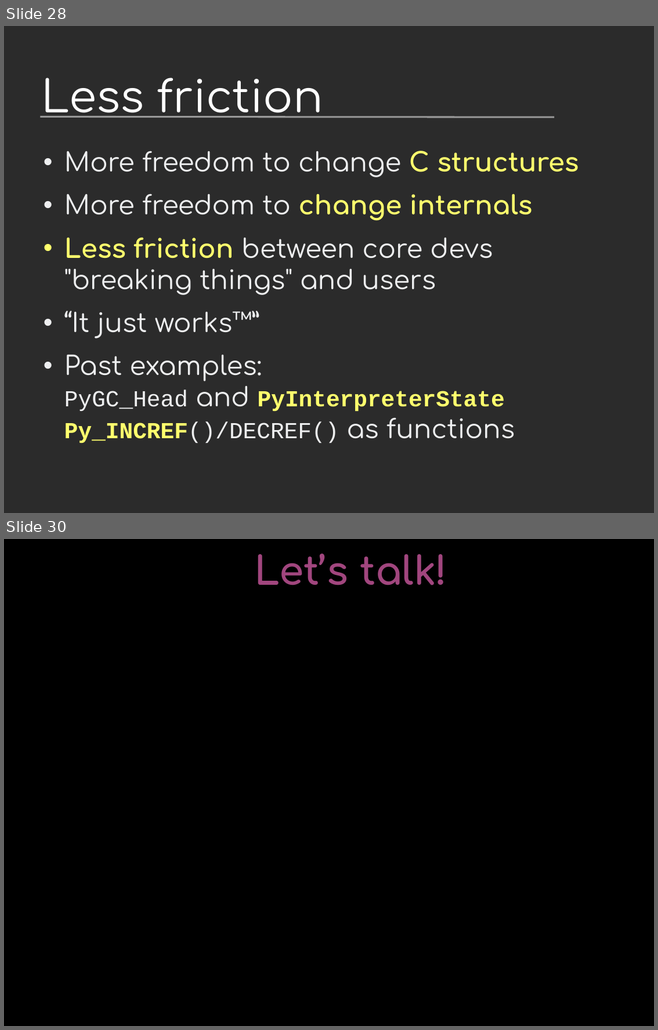
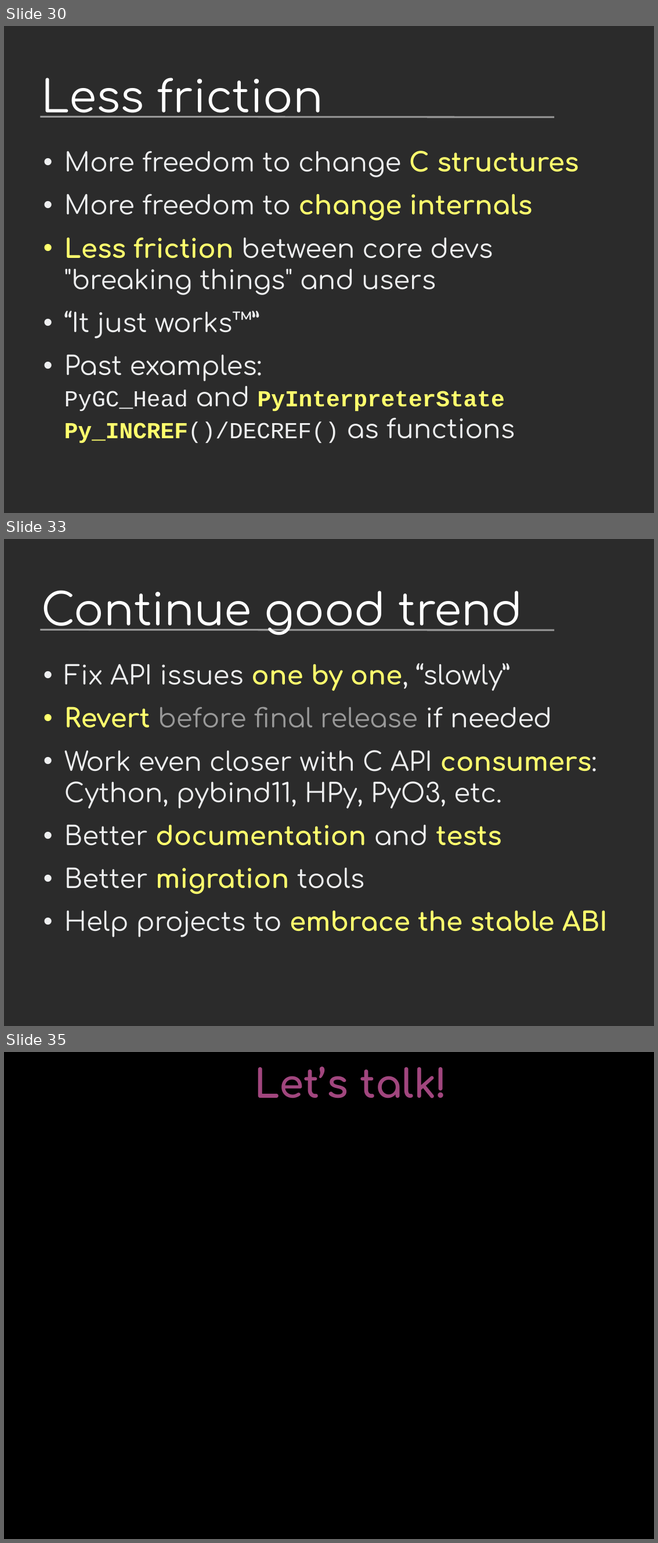
Before and after one commit to vstinner/talks, a slide deck: 2023-CoreDevSprint-Brno/c-api.odp. Shown one above the other, each under a label of ours: slides 28 and 30 before the commit, slides 30, 33 and 35 after it; the slides between them are not shown. The pictures are 658x1030 and 658x1543 pixels, drawn with LibreOffice and Linux fonts; fonts in the diff are those of the drawing; background and template pictures are left out; a plain dark background stands for a picture behind light text. Boxes give left, top, right and bottom in pixels: in the first picture for what was removed or moved away, otherwise in the second. Text is boxed around its words. In the diff, an @@ line names an element or a change of style, - is before the commit and + after.

```diff
--- a/2023-CoreDevSprint-Brno/c-api.odp
+++ b/2023-CoreDevSprint-Brno/c-api.odp
@@ slide 33 added at (4,539,654,1026), background picture (left out); not listed: 1 template element that a slide beside it also shows @@
@@ title added at (41,590,523,635), 54 pt, text #FFFFFF @@
+Continue good trend
@@ text added at (64,663,607,937), 32 pt, text #EEEFF0 @@
+• Fix API issues one by one, “slowly”
+• Revert before final release if needed
+• Work even closer with C API consumers: Cython, pybind11, HPy, PyO3, etc.
+• Better documentation and tests
+• Better migration tools
+• Help projects to embrace the stable ABI
@@ what was slide 28 is now slide 30 @@
@@ what was slide 30 is now slide 35 @@
```
Also in this commit, not shown: 6 slides changed, 4 other slides added, 1 other file.
